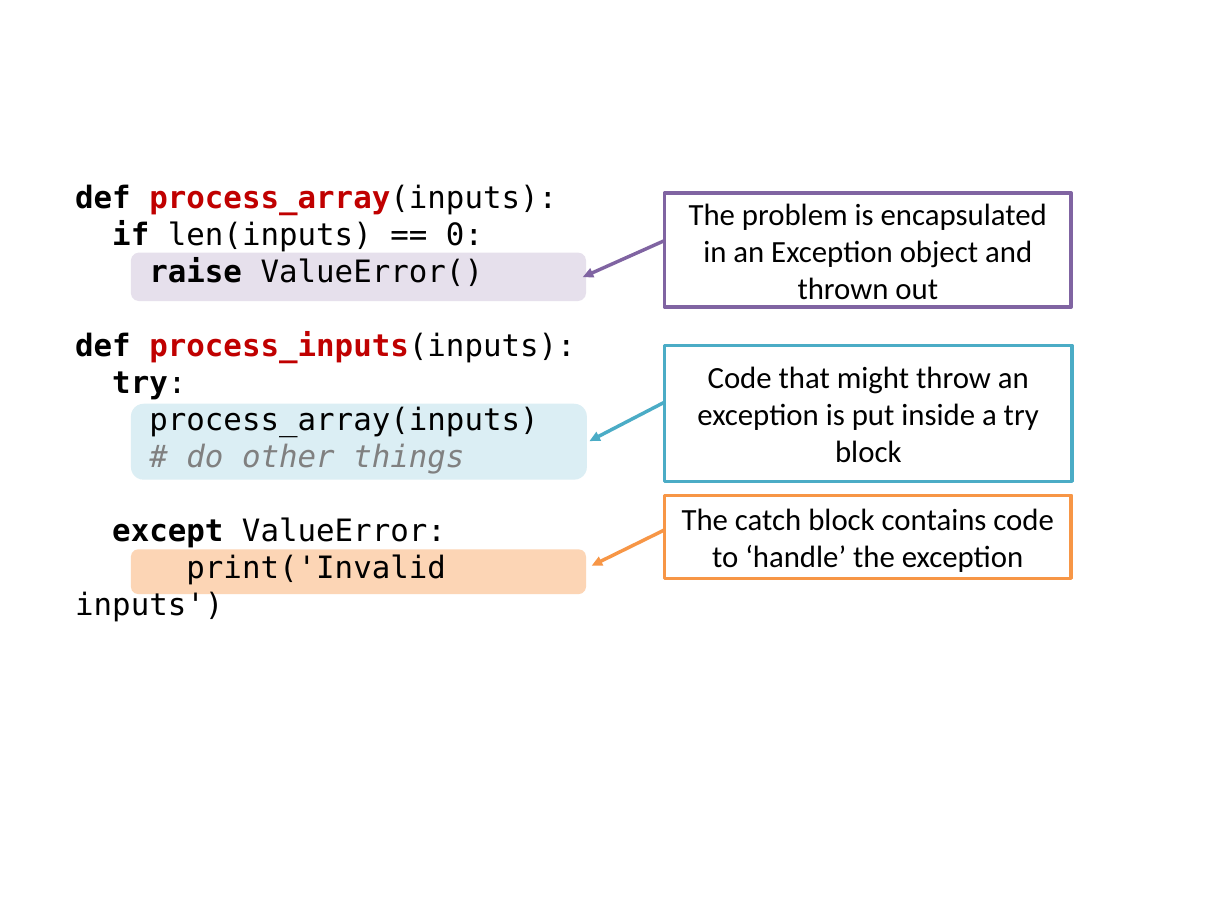
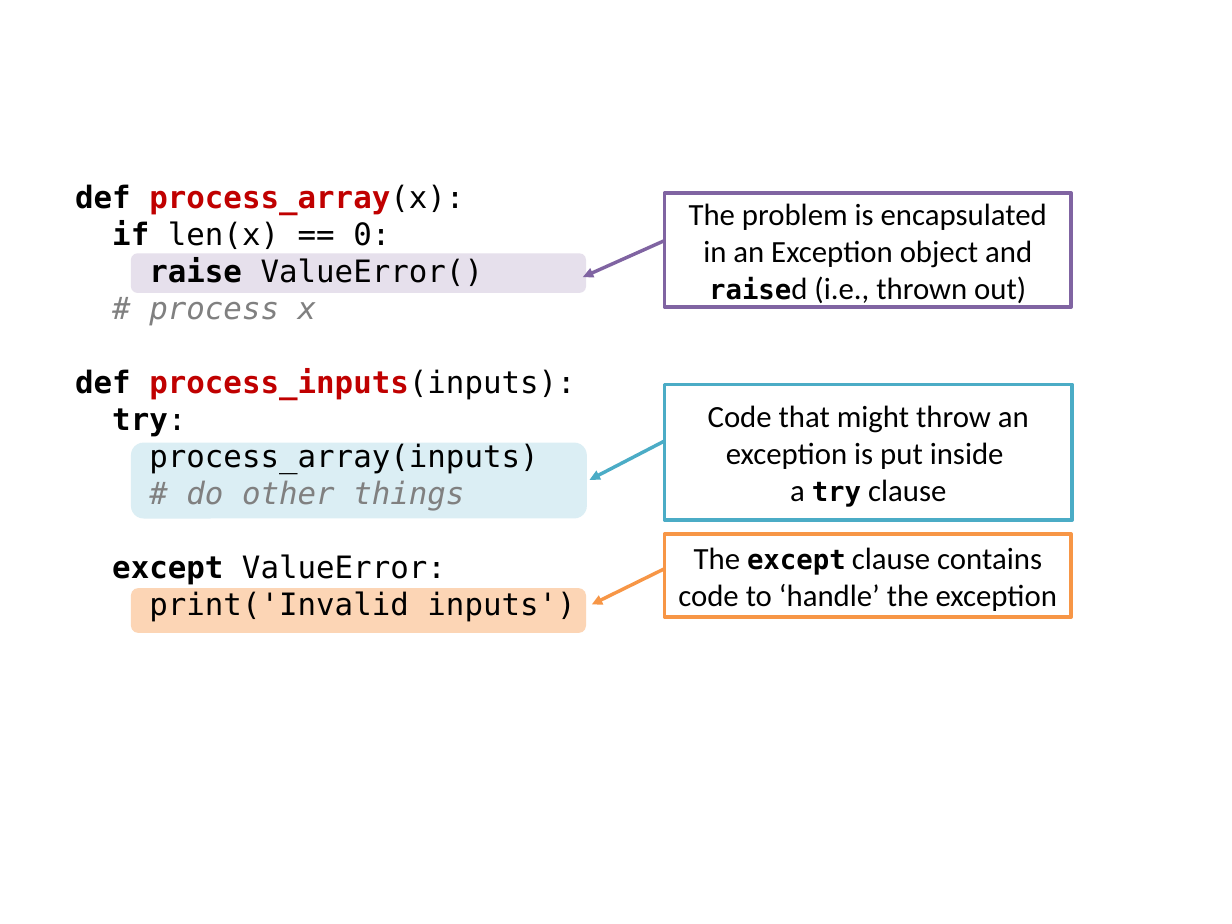
Before and after one commit to nus-te3201/website, a slide deck: slide 1 of book/diagrams/errorHandling/exceptions/how/example-python.pptx. Drawn at 1232x924 pixels with LibreOffice and Linux fonts; fonts in the diff are those of the drawing. Boxes give left, top, right and bottom in pixels: in the first picture for what was removed or moved away, otherwise in the second. Text is boxed around its words. In the diff, an @@ line names an element or a change of style, - is before the commit and + after.

```diff
--- a/book/diagrams/errorHandling/exceptions/how/example-python.pptx
+++ b/book/diagrams/errorHandling/exceptions/how/example-python.pptx
@@ text at <box>75,184,464,249</box>: text changed; bold on @@
-def process_array(inputs):
-if len(inputs) == 0:
+def process_array(x):
+if len(x) == 0:
@@ text in border callout at <box>689,203,1047,307</box>: text changed @@
-The problem is encapsulated in an Exception object and thrown out
+The problem is encapsulated in an Exception object and raised (i.e., thrown out)
@@ rounded rectangle: place and size @@
-rounded rectangle at <box>131,253,586,301</box>
+rounded rectangle at <box>131,254,586,293</box>
@@ text at <box>149,302,317,326</box>: paragraph added @@
+# process x
@@ text in border callout at <box>708,405,1029,507</box>: text changed @@
-Code that might throw an exception is put inside a try block
+Code that might throw an exception is put inside
+a try clause
@@ 2 border callouts, 2 rounded rectangles: place and size @@
-2 border callouts, 2 rounded rectangles at <box>131,346,1072,594</box>
+2 border callouts, 2 rounded rectangles at <box>131,384,1072,632</box>
@@ text in border callout at <box>678,547,1057,611</box>: text changed @@
-The catch block contains code to ‘handle’ the exception
+The except clause contains code to ‘handle’ the exception
```
Also in this commit, not shown: 5 other files.
